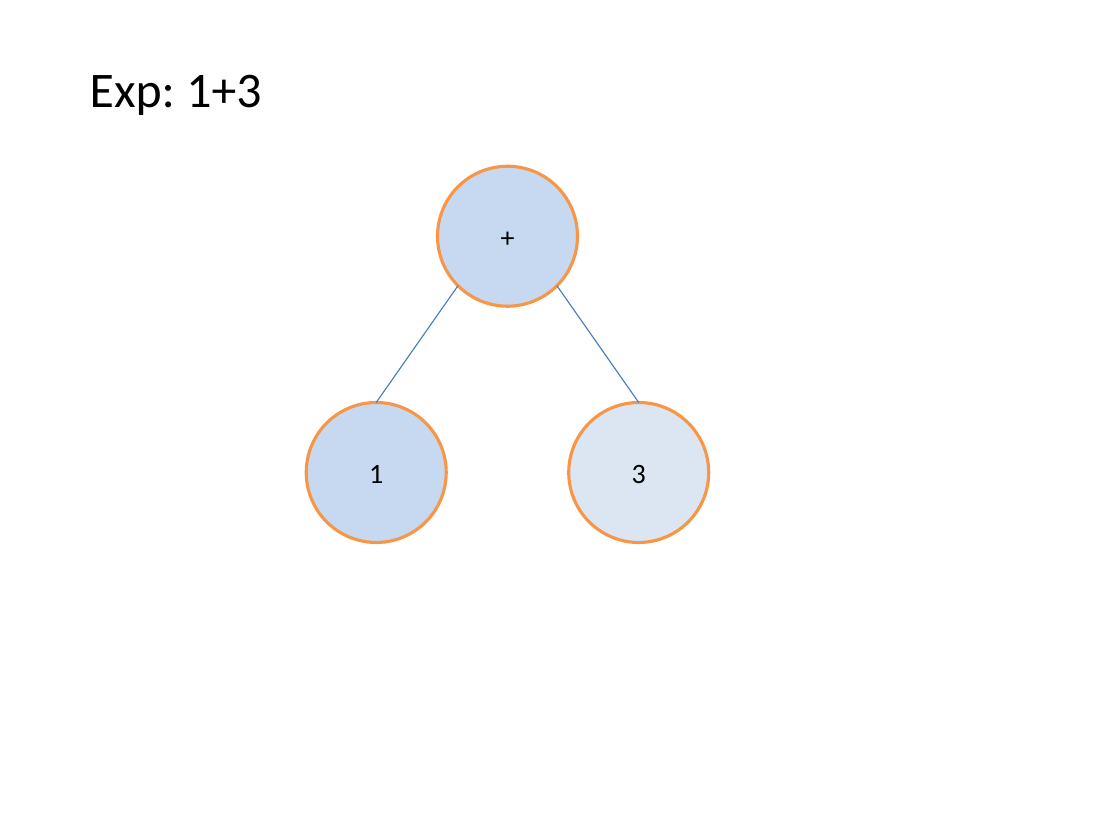
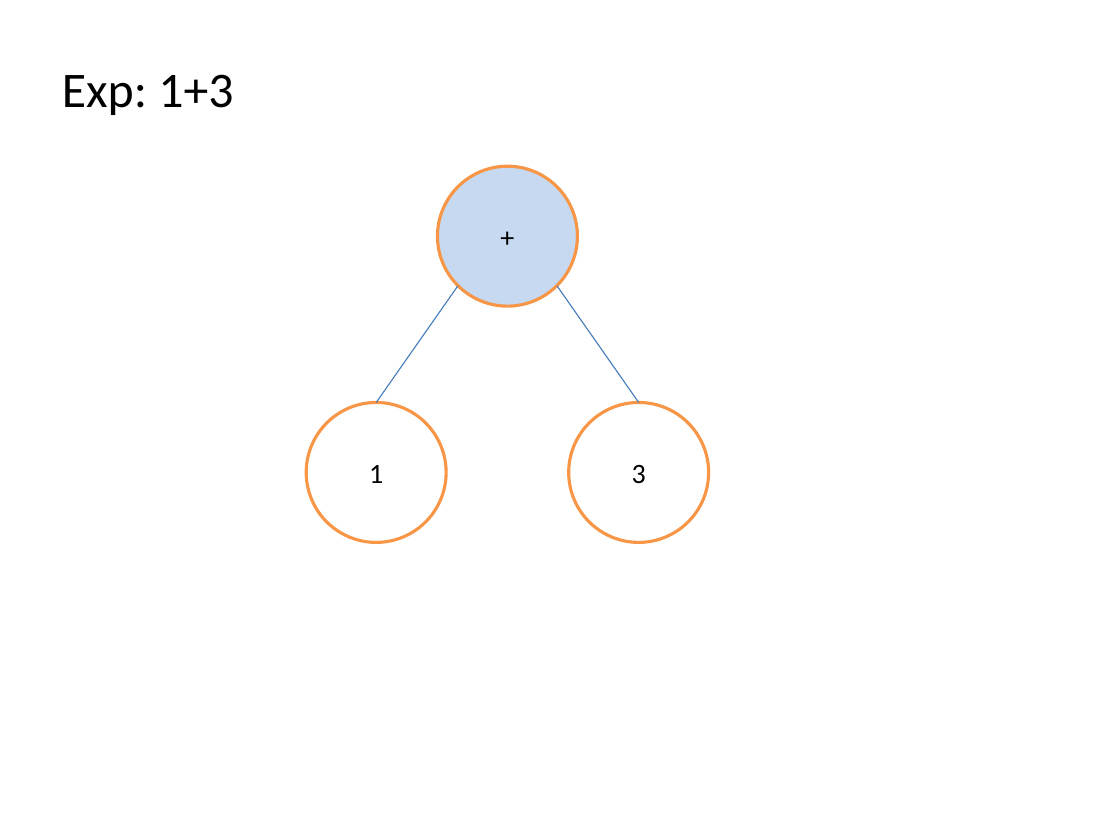
Before and after one commit to darlissonmar/compz-equipe-05-2013-1, a slide deck: slide 2 of trabalho-04/Apresentacao/Arvores Sintaticas.pptx (slide 4 before the commit). Drawn at 1120x840 pixels with LibreOffice and Linux fonts; fonts in the diff are those of the drawing. Boxes give left, top, right and bottom in pixels: in the first picture for what was removed or moved away, otherwise in the second. Text is boxed around its words. In the diff, an @@ line names an element or a change of style, - is before the commit and + after.

```diff
--- a/trabalho-04/Apresentacao/Arvores Sintaticas.pptx
+++ b/trabalho-04/Apresentacao/Arvores Sintaticas.pptx
@@ text "Exp: 1+3": place and size @@
-text "Exp: 1+3" at bbox=[90, 74, 261, 115]
+text "Exp: 1+3" at bbox=[62, 74, 233, 115]
@@ line (458, 286) - (376, 402): stroke #4B7EBC 0.75 pt to #4A7EBB 0.74 pt @@
@@ line (557, 286) - (638, 402): stroke #4B7EBC 0.75 pt to #4A7EBB 0.74 pt @@
@@ ellipse "1" at bbox=[306, 402, 446, 542]: fill #C6D9F1 to #FFFFFF; outline #F79646 2 pt to #F79646 2.01 pt @@
@@ ellipse "3" at bbox=[569, 402, 709, 542]: fill #DCE6F2 to #FFFFFF; outline #F79646 2 pt to #F79646 2.01 pt @@
```
Also in this commit, not shown: 33 other slides changed.
